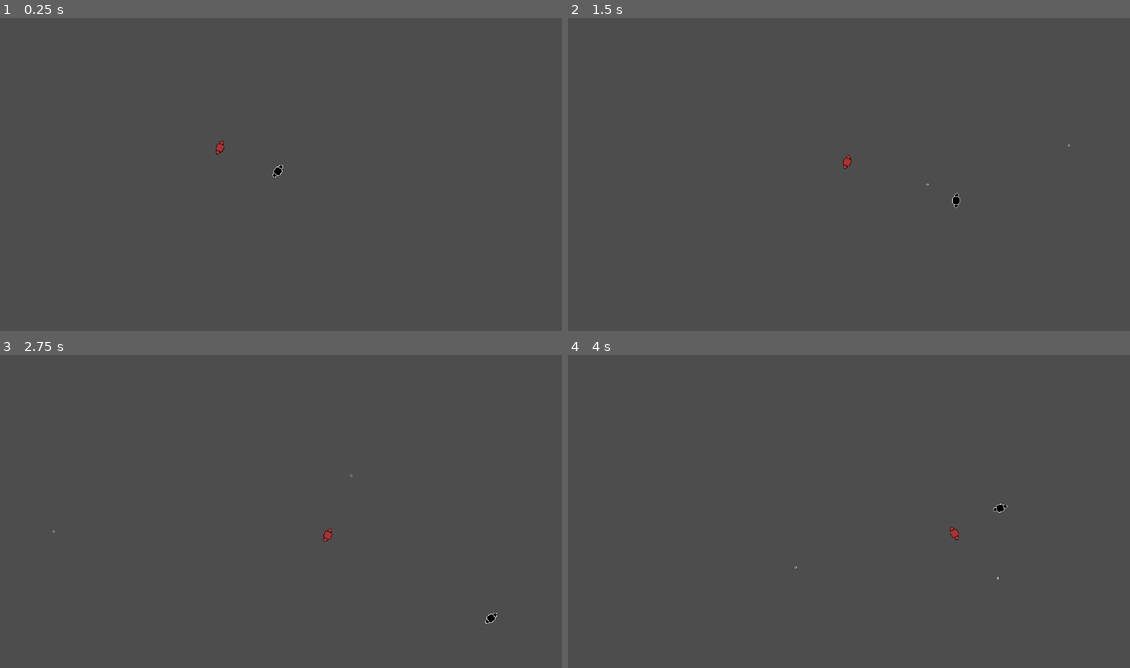
Above: before the commit, frames 1-4 (two rows, left to right).
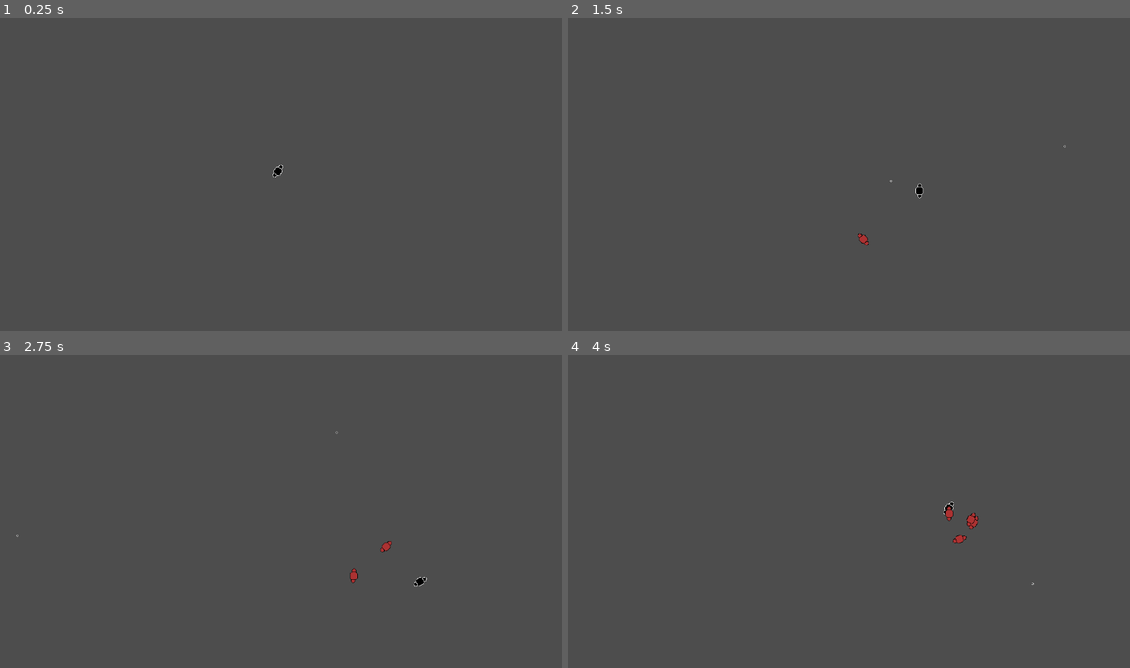
Above: after the commit, the same moments.

Repository: Travis-A/hackathon-cyberpunk
Game: Godot game, scene res://travis_testing_area.tscn
Two runs of this game, one before a commit and one after it. Both use one fixed random seed, a clock stepped at 60 frames per second and the inputs below. This scene is started directly instead of the project's main scene.
Inputs (mouse positions are in pixels of both pictures, inside the frame that each line leads up to):
- Up to frame 1 (0.25 s): no input
- Up to frame 2 (1.5 s): tap Enter at 0.5 s; move the mouse to (972, 155) at 0.52 s; hold D (moveRight) 0.53-1.28 s; click (972, 155) at 0.6 s; move the mouse to (736, 187) at 1.27 s; hold S (moveDown) from 1.28 s (still down); click (736, 187) at 1.35 s
- Up to frame 3 (2.75 s): move the mouse to (337, 439) at 2.02 s; release S (moveDown) at 2.03 s; hold D (moveRight) from 2.03 s (still down); click (337, 439) at 2.1 s
- Up to frame 4 (4 s): move the mouse to (820, 574) at 2.77 s; release D (moveRight) at 2.78 s; hold W (moveUp) 2.78-3.53 s; click (820, 574) at 2.85 s; move the mouse to (1017, 558) at 3.52 s; hold A (moveLeft) from 3.53 s (still down); click (1017, 558) at 3.6 s

The runs differ from the first frame. In frame 1, less than 0.1% of the frame differs, in the area x 38-40%, y 39-44%; in frame 2, 0.2%; in frame 3, 0.2%; in frame 4, 0.3%, in the area x 40-83%, y 46-74%.

Commit message:
added spawner

Diff:
--- a/GameLogic/enemy_spawner.gd
+++ b/GameLogic/enemy_spawner.gd
@@ -1,27 +1,11 @@
-extends Node2D
+extends Node
 
 var enemy_scene = preload("res://Enemy/enemy.tscn")
-var margin = 100 # Pixels outside screen
 
-
+@export var spawn_locations : Array[Node2D]
 
 func spawn_enemy():
-	var viewport_rect = get_viewport_rect()
-	var spawn_pos = Vector2.ZERO
-
-	# Randomly choose edge: 0=Top, 1=Bottom, 2=Left, 3=Right
-	var edge = randi() % 4
-
-	match edge:
-		0: # Top
-			spawn_pos = Vector2(randf_range(0, viewport_rect.size.x), -margin)
-		1: # Bottom
-			spawn_pos = Vector2(randf_range(0, viewport_rect.size.x), viewport_rect.size.y + margin)
-		2: # Left
-			spawn_pos = Vector2(-margin, randf_range(0, viewport_rect.size.y))
-		3: # Right
-			spawn_pos = Vector2(viewport_rect.size.x + margin, randf_range(0, viewport_rect.size.y))
-
+	var spawn_pos = spawn_locations.pick_random().global_position
 	var enemy = enemy_scene.instantiate()
 	enemy.global_position = spawn_pos
 	get_tree().current_scene.add_child(enemy)
--- /dev/null
+++ b/GameLogic/spawner.tscn
@@ -0,0 +1,11 @@
+[gd_scene format=3 uid="uid://c06h5p2k6o57v"]
+
+[ext_resource type="Script" uid="uid://b6lavoyhlhlwh" path="res://GameLogic/enemy_spawner.gd" id="1_afedt"]
+
+[node name="Spawner" type="Node" unique_id=1535596294]
+script = ExtResource("1_afedt")
+
+[node name="Timer" type="Timer" parent="." unique_id=1289953854]
+autostart = true
+
+[connection signal="timeout" from="Timer" to="." method="_on_timer_timeout"]
--- a/Player/player_movement.gd
+++ b/Player/player_movement.gd
@@ -1,18 +1,17 @@
 extends CharacterBody2D
 
 @export var health : Health
-const SPEED = 300.0
-const JUMP_VELOCITY = -400.0
+@export var speed = 200.0
 
 
 func _physics_process(delta: float) -> void:
 	# Movement
 	var direction := Input.get_vector("moveLeft", "moveRight", "moveUp", "moveDown")
 	if direction and health.is_alive:
-		velocity = direction * SPEED
+		velocity = direction * speed
 	else:
-		velocity.x = move_toward(velocity.x, 0, SPEED)
-		velocity.y = move_toward(velocity.y, 0, SPEED)
+		velocity.x = move_toward(velocity.x, 0, speed)
+		velocity.y = move_toward(velocity.y, 0, speed)
 
 	# Look dir
 	look_at(get_global_mouse_position())
--- a/travis_testing_area.tscn
+++ b/travis_testing_area.tscn
@@ -1,8 +1,7 @@
-[gd_scene format=3 uid="uid://cvu4prq8lxbmc"]
+[gd_scene format=3 uid="uid://cwo8lwinpeu3i"]
 
 [ext_resource type="PackedScene" uid="uid://ldteyh4dhjr6" path="res://Player/player.tscn" id="1_khvu6"]
-[ext_resource type="PackedScene" uid="uid://bveta640j1hlr" path="res://Enemy/enemy.tscn" id="2_vbh73"]
-[ext_resource type="Script" uid="uid://b6lavoyhlhlwh" path="res://GameLogic/enemy_spawner.gd" id="3_3xlrs"]
+[ext_resource type="PackedScene" uid="uid://c06h5p2k6o57v" path="res://GameLogic/spawner.tscn" id="3_3xlrs"]
 
 [node name="travis_testing_area" type="Node2D" unique_id=544833815]
 
@@ -11,15 +10,19 @@
 [node name="Player" parent="." unique_id=2092693008 instance=ExtResource("1_khvu6")]
 position = Vector2(-4, -3)
 
-[node name="Enemy" parent="." unique_id=711206416 instance=ExtResource("2_vbh73")]
-position = Vector2(-144, -60)
+[node name="Spawner" parent="." unique_id=1535596294 node_paths=PackedStringArray("spawn_locations") instance=ExtResource("3_3xlrs")]
+spawn_locations = [NodePath("../Spawn_locations/location_1"), NodePath("../Spawn_locations/location_2"), NodePath("../Spawn_locations/location_3"), NodePath("../Spawn_locations/location_4")]
 
-[node name="Node2D" type="Node2D" parent="." unique_id=888025911]
-position = Vector2(284, -156)
-script = ExtResource("3_3xlrs")
+[node name="Spawn_locations" type="Node" parent="." unique_id=803603215]
 
-[node name="Timer" type="Timer" parent="Node2D" unique_id=890186988]
-wait_time = 5.0
-autostart = true
+[node name="location_1" type="Node2D" parent="Spawn_locations" unique_id=134910151]
+position = Vector2(-1, -206)
 
-[connection signal="timeout" from="Node2D/Timer" to="Node2D" method="_on_timer_timeout"]
+[node name="location_2" type="Node2D" parent="Spawn_locations" unique_id=1863117080]
+position = Vector2(207, 8)
+
+[node name="location_3" type="Node2D" parent="Spawn_locations" unique_id=1309692639]
+position = Vector2(2, 174)
+
+[node name="location_4" type="Node2D" parent="Spawn_locations" unique_id=258989586]
+position = Vector2(-188, 1)
